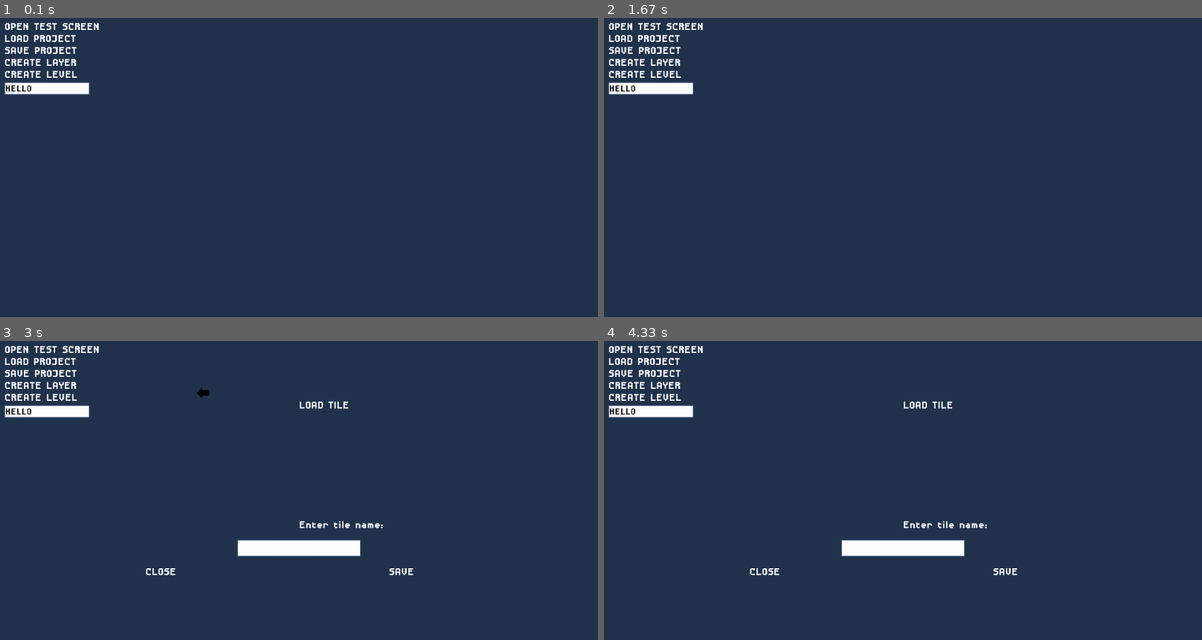
Above: before the commit, frames 1-4 (two rows, left to right).
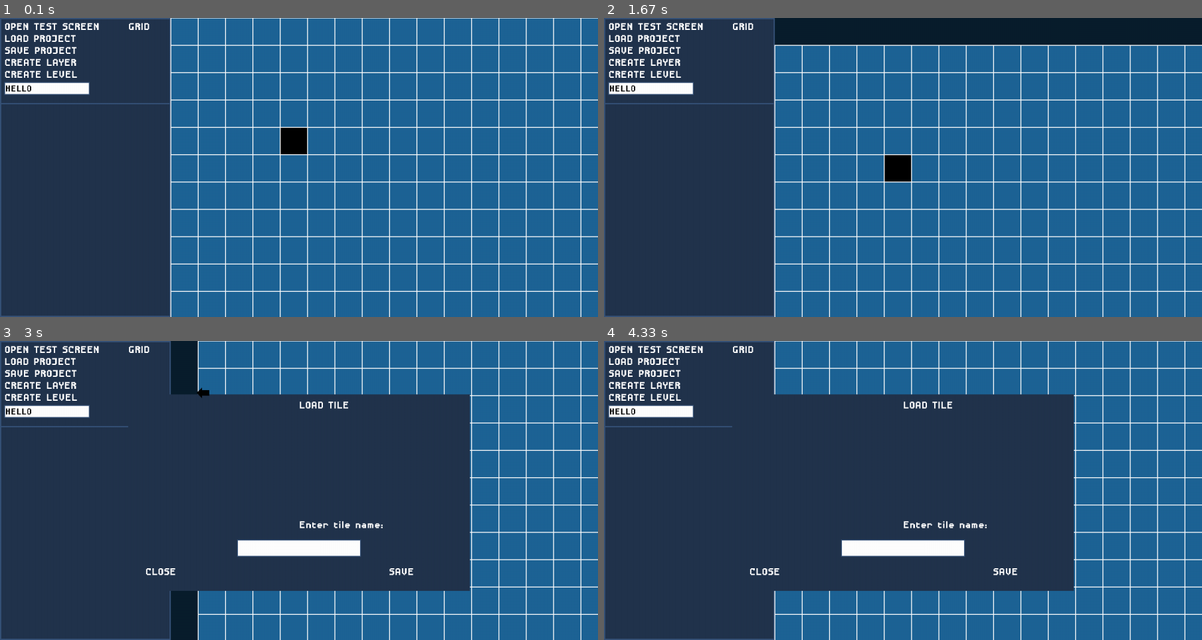
Above: after the commit, the same moments.

Repository: ImYourDope/PyGameLevelDesigner
Game: pygame game, started from main.py
The game is run twice, just before and just after one commit, with the same random seed, the same clock (stepped at 60 frames per second) and the same inputs.
Inputs (mouse positions are in pixels of both pictures, inside the frame that each line leads up to):
- Up to frame 1 (0.1 s): no input
- Up to frame 2 (1.67 s): click (645, 74) at 0.38 s, where only the run after the commit has a clickable "CREATE LEVEL"; click (908, 185) at 0.72 s; click (986, 38) at 1.05 s; click (1124, 272) at 1.38 s
- Up to frame 3 (3 s): click (53, 349) at 1.72 s, where only the run after the commit has a clickable "OPEN TEST SCREEN"; click (382, 619) at 2.05 s; click (281, 439) at 2.38 s; click (203, 391) at 2.72 s
- Up to frame 4 (4.33 s): click (1058, 463) at 3.05 s; click (1178, 490) at 3.88 s; click (729, 433) at 4.22 s

The runs differ from the first frame. In frame 1, 72% of the frame differs, in the area x 0-100%, y 0-100%; in frame 2, 72%; in frame 3, 39%; in frame 4, 39%.

Commit message:
Moved Grid methods to a class

Diff:
--- a/DOM/Layout.py
+++ b/DOM/Layout.py
@@ -104,12 +104,16 @@
                 self.properties['y'])
 
     def draw(self, screen):
-        surface = pygame.Surface(self.rect())
-        surface.fill(ui_main_color)
-        # pygame.draw.rect(screen, ui_main_color, self.rect())
-        for elem in self.dom.values():
-            elem.draw(surface)
-        screen.blit(surface, self.cors())
+        if 'id' not in self.__dict__ or self.id != 'root':
+            surface = pygame.Surface(self.rect())
+            surface.fill(ui_main_color)
+            # pygame.draw.rect(screen, ui_main_color, self.rect())
+            for elem in self.dom.values():
+                elem.draw(surface)
+            screen.blit(surface, self.cors())
+        else:
+            for elem in self.dom.values():
+                elem.draw(screen)
 
 
 class LayoutManager(Singleton):
--- a/Grid.py
+++ /dev/null
@@ -1,18 +0,0 @@
-from userinput import *
-from settings import *
-
-grid = pygame.Surface((canvas_width + 2, canvas_height + 2))
-grid.fill(grid_colorkey)
-
-
-def toggle_grid(e):
-    eventManager.grid_on = not eventManager.grid_on
-
-
-def draw_grid(screen):
-    for column in range(0, canvas_width_in_tiles + 1):
-        pygame.draw.line(grid, grid_color, (column * tile_size, 0), (column * tile_size, canvas_height), grid_thickness)
-    for row in range(0, canvas_height_in_tiles + 1):
-        pygame.draw.line(grid, grid_color, (0, row * tile_size), (canvas_width, row * tile_size), grid_thickness)
-    grid.set_colorkey(grid_colorkey)
-    screen.blit(grid, (canvas_pos[0]-1, canvas_pos[1]-1))
--- a/Interface/Button.py
+++ b/Interface/Button.py
@@ -36,6 +36,4 @@
         if not layout_manager.ishovered(self.id):
             screen.blit(self.surface, (self.pos[0], self.pos[1]))
         else:
-            if self.id == 'save-tile':
-                print("hello")
             screen.blit(self.surface, (self.shift_pos[0], self.shift_pos[1]))
--- /dev/null
+++ b/Interface/Grid.py
@@ -0,0 +1,26 @@
+from DOM.ElementInterface import ElementInterface
+from userinput import *
+from settings import *
+
+grid = pygame.Surface((canvas_width + 2, canvas_height + 2))
+grid.fill(grid_colorkey)
+
+
+class Grid(ElementInterface):
+    def __init__(self, properties):
+        pass
+
+    def draw(self, screen):
+        for column in range(0, canvas_width_in_tiles + 1):
+            pygame.draw.line(grid, grid_color, (column * tile_size, 0), (column * tile_size, canvas_height),
+                             grid_thickness)
+        for row in range(0, canvas_height_in_tiles + 1):
+            pygame.draw.line(grid, grid_color, (0, row * tile_size), (canvas_width, row * tile_size), grid_thickness)
+        grid.set_colorkey(grid_colorkey)
+        screen.blit(grid, (canvas_pos[0] - 1, canvas_pos[1] - 1))
+
+    def mouse_collision(self, pos):
+        return False
+
+    def toggle_grid(self, e):
+        eventManager.grid_on = not eventManager.grid_on
--- a/Interface/__init__.py
+++ b/Interface/__init__.py
@@ -2,3 +2,4 @@
 from .toggle import Toggle
 from .Input import Input
 from .Label import Label
+from .Grid import Grid
--- a/XMLparser.py
+++ b/XMLparser.py
@@ -22,12 +22,9 @@
             props = XMLParser.read_properties(elem)
             XMLParser.convert_props(props)
             XMLParser.set_id(props)
-            print(props)
 
             if elem.tag == 'Button':
                 props = XMLParser.set_default_parameters(props, Button.DEFAULT)
-                print(props)
-
                 dom.append(Button(props))
             elif elem.tag == 'Input':
                 props = XMLParser.set_default_parameters(props, Input.DEFAULT)
--- a/interface.xml
+++ b/interface.xml
@@ -43,6 +43,11 @@
         <Hover position="relative"
                x="10"/>
     </Button>
+
+    <Button id="toggle-grid"
+            x="300"
+            y="5"
+            text="GRID"/>
     <Input id="input"
            x="10"
            y="150"
--- a/main.py
+++ b/main.py
@@ -1,13 +1,13 @@
 from userinterface import *
 from canvas import *
-from Grid import *
 from EventManager import eventManager
 from XMLparser import XMLParser
 from DOM.Layout import layout_manager
+from DOM.DOMEventElement import DOMEventElement
+from Interface import Grid
 
 from sys import exit
 import pygame
-
 
 pygame.init()
 
@@ -19,6 +19,10 @@
 clock = pygame.time.Clock()
 
 root = xml.read_dom()
+root.id = 'root'
+grid = Grid({})
+
+root.onclick('toggle-grid', grid.toggle_grid)
 
 xml = XMLParser('tileloaderlayout.xml')
 popup = xml.read_dom()
@@ -35,9 +39,10 @@
     # DRAW SECTION
     draw_ui_background(screen)
     draw_canvas(screen)
+    draw_ui(screen)
     if eventManager.grid_on:
-        draw_grid(screen)
-    draw_ui(screen)
+        grid.draw(screen)
+
 
     layout_manager.draw(screen)
 
